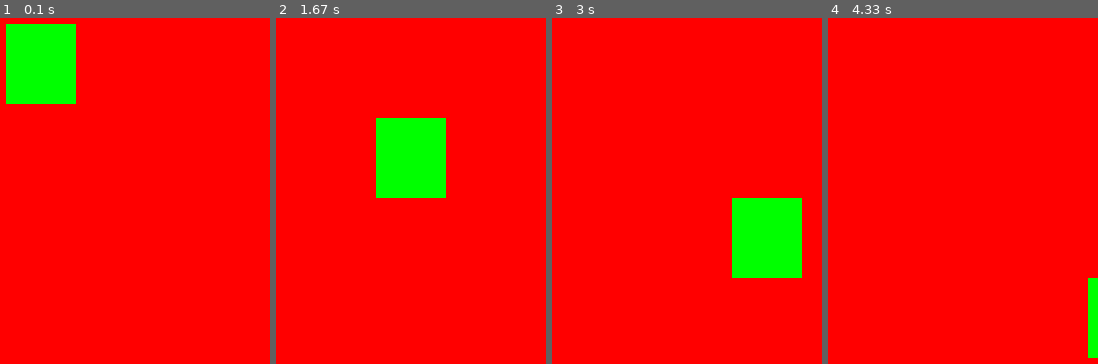
Above: before the commit, frames 1-4 (left to right).
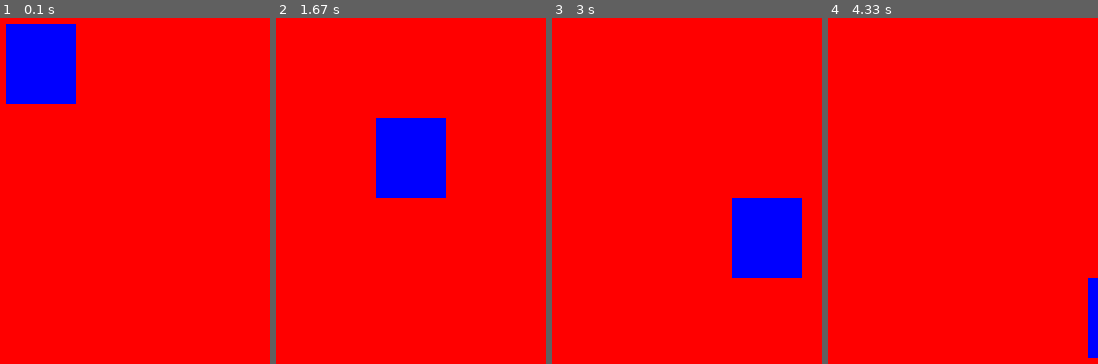
Above: after the commit, the same moments.

Repository: RodolfoCorreiaNascimento/Pygame-Game-Engine
Game: pygame game, started from MyGame.py
The game is run twice, just before and just after one commit, with the same random seed, the same clock (stepped at 60 frames per second) and the same inputs.
Inputs:
- Up to frame 1 (0.1 s): no input
- Up to frame 2 (1.67 s): no input
- Up to frame 3 (3 s): no input
- Up to frame 4 (4.33 s): no input

The runs differ from the first frame. In frame 1, 6.0% of the frame differs, in the area x 2-29%, y 1-25%; in frame 2, 6.0%; in frame 3, 6.0%; in frame 4, 0.9%.

Commit message:
Colocando Tratamento de Erros

Diff:
--- a/MyGame.py
+++ b/MyGame.py
@@ -20,7 +20,7 @@
     def render(self):
         super().render()
         self.screen.fill(red)  # Usando a cor vermelha
-        pygame.draw.rect(self.screen, green, (self.x, self.y, 70, 80))  # Desenha um retângulo verde
+        pygame.draw.rect(self.screen, blue, (self.x, self.y, 70, 80))  # Desenha um retângulo verde
         pygame.display.flip()  # Atualiza a tela
 
 def main():
--- a/editor.py
+++ b/editor.py
@@ -6,6 +6,7 @@
 import os
 from pygments import lex
 from pygments.lexers import PythonLexer
+import logging
 import pygame
 
 class GameObject:
@@ -77,9 +78,12 @@
         self.embed_frame.pack(side='right', expand=1, fill='both')
 
         os.environ['SDL_WINDOWID'] = str(self.embed_frame.winfo_id())
-        pygame.display.init()
-        self.screen = pygame.display.set_mode((600, 400))
-        pygame.display.update()
+        try:
+            pygame.display.init()
+            self.screen = pygame.display.set_mode((600, 400))
+            pygame.display.update()
+        except pygame.error as e:
+            messagebox.showerror("Error", f"Pygame initialization error: {e}")
 
         # Gerenciamento de objetos do jogo
         self.objects_frame = tk.Frame(self)
@@ -127,90 +131,135 @@
         self.text_editor.tag_configure('Token.Keyword.Constant', foreground='red', font=keyword_font)
 
     def open_file(self):
-        file_path = filedialog.askopenfilename(defaultextension='.py', filetypes=[('Python Files', '*.py')])
-        if file_path:
-            self.file_path = file_path
-            self.load_file()
+        try:
+            file_path = filedialog.askopenfilename(defaultextension='.py', filetypes=[('Python Files', '*.py')])
+            if file_path:
+                self.file_path = file_path
+                self.load_file()
+        except Exception as e:
+            messagebox.showerror("Error", f"Error while opening file: {e}")
 
     def save_file(self):
-        if self.file_path:
-            with open(self.file_path, 'w') as file:
-                code = self.text_editor.get('1.0', tk.END)
-                file.write(code)
+        try:
+            if self.file_path:
+                with open(self.file_path, 'w') as file:
+                    code = self.text_editor.get('1.0', tk.END)
+                    file.write(code)
+        except Exception as e:
+            messagebox.showerror("Error", f"Error while saving file: {e}")
 
     def load_file(self):
-        if self.file_path:
-            with open(self.file_path, 'r') as file:
-                code = file.read()
-                self.text_editor.delete('1.0', tk.END)
-                self.text_editor.insert('1.0', code)
-            self.highlight_syntax()
+        try:
+            if self.file_path:
+                with open(self.file_path, 'r') as file:
+                    code = file.read()
+                    self.text_editor.delete('1.0', tk.END)
+                    self.text_editor.insert('1.0', code)
+                self.highlight_syntax()
+        except Exception as e:
+            messagebox.showerror("Error", f"Error while loading file: {e}")
 
     def start_game(self):
-        if self.game_thread is None or not self.game_thread.is_alive():
-            self.game_thread = threading.Thread(target=self.run_game)
-            self.game_thread.start()
+        try:
+            if self.game_thread is None or not self.game_thread.is_alive():
+                logging.info("Starting game thread")
+                self.game_thread = threading.Thread(target=self.run_game)
+                self.game_thread.start()
+            else:
+                logging.info("Game thread already running")
+        except Exception as e:
+            messagebox.showerror("Error", f"Error while starting the game: {e}")
 
     def run_game(self):
-        if 'MyGame' in sys.modules:
-            importlib.reload(sys.modules['MyGame'])
-        else:
-            import MyGame
-        MyGame.main()
+        try:
+            if 'MyGame' in sys.modules:
+                logging.info("Reloading MyGame module")
+                importlib.reload(sys.modules['MyGame'])
+            else:
+                logging.info("Importing MyGame module")
+                import MyGame
+            logging.info("Running MyGame.main()")
+            MyGame.main()
+        except Exception as e:
+            messagebox.showerror("Error", f"Error while running the game: {e}")
 
     def reload_game_code(self):
-        if self.game_instance:
-            self.save_file()
-            importlib.reload(sys.modules['MyGame'])
-            messagebox.showinfo('Info', 'Game code reloaded successfully')
+        try:
+            if self.game_instance:
+                self.save_file()
+                importlib.reload(sys.modules['MyGame'])
+                messagebox.showinfo('Info', 'Game code reloaded successfully')
+        except Exception as e:
+            messagebox.showerror("Error", f"Error while reloading game code: {e}")
+
+    def quit(self):
+        # Aqui você pode adicionar qualquer lógica personalizada que deseja executar antes de sair
+        self.destroy()  # Chama o método destroy() para fechar a janela principal
+        self.sys.exit()
+
 
     def highlight_syntax(self, event=None):
-        code = self.text_editor.get('1.0', tk.END)
-        self.text_editor.mark_set('range_start', '1.0')
-        data = self.text_editor.get('1.0', 'end-1c')
-        for token, content in lex(data, PythonLexer()):
-            self.text_editor.mark_set('range_end', 'range_start + %dc' % len(content))
-            self.text_editor.tag_add(str(token), 'range_start', 'range_end')
-            self.text_editor.mark_set('range_start', 'range_end')
+        try:
+            code = self.text_editor.get('1.0', tk.END)
+            self.text_editor.mark_set('range_start', '1.0')
+            data = self.text_editor.get('1.0', 'end-1c')
+            for token, content in lex(data, PythonLexer()):
+                self.text_editor.mark_set('range_end', 'range_start + %dc' % len(content))
+                self.text_editor.tag_add(str(token), 'range_start', 'range_end')
+                self.text_editor.mark_set('range_start', 'range_end')
+        except Exception as e:
+            messagebox.showerror("Error", f"Error while highlighting syntax: {e}")
 
     def add_object(self):
-        new_object_name = "NewObject"  # Nome padrão para um novo objeto
-        self.objects_list.insert(tk.END, new_object_name)
+        try:
+            new_object_name = "NewObject"  # Nome padrão para um novo objeto
+            self.objects_list.insert(tk.END, new_object_name)
+        except Exception as e:
+            messagebox.showerror("Error", f"Error while adding object: {e}")
 
     def on_object_select(self, event):
-        selected_index = self.objects_list.curselection()
-        if selected_index:
-            index = int(selected_index[0])
-            selected_object = self.objects_list.get(index)
-            self.update_inspector(selected_object)
+        try:
+            selected_index = self.objects_list.curselection()
+            if selected_index:
+                index = int(selected_index[0])
+                selected_object = self.objects_list.get(index)
+                self.update_inspector(selected_object)
+        except Exception as e:
+            messagebox.showerror("Error", f"Error while selecting object: {e}")
 
     def update_inspector(self, object_name):
-        # Limpa a lista de propriedades
-        self.properties_list.delete(0, tk.END)
-
-        # Procura pelo objeto na lista de objetos
-        # Aqui você pode ter uma lista de objetos
-        # Ou pode buscar em um dicionário onde a chave é o nome do objeto
-        # e o valor é o objeto em si.
-        # Por simplicidade, vou supor que você tenha uma lista
-        # de objetos onde cada objeto é uma instância da classe GameObject.
-        for obj in self.game_objects:
-            if obj.name == object_name:
-                # Adiciona as propriedades do objeto à lista de propriedades
-                for prop, val in obj.transform.items():
-                    self.properties_list.insert(tk.END, f"{prop}: {val}")
+        try:
+            # Limpa a lista de propriedades
+            self.properties_list.delete(0, tk.END)
+
+            # Procura pelo objeto na lista de objetos
+            # Aqui você pode ter uma lista de objetos
+            # Ou pode buscar em um dicionário onde a chave é o nome do objeto
+            # e o valor é o objeto em si.
+            # Por simplicidade, vou supor que você tenha uma lista
+            # de objetos onde cada objeto é uma instância da classe GameObject.
+            for obj in self.game_objects:
+                if obj.name == object_name:
+                    # Adiciona as propriedades do objeto à lista de propriedades
+                    for prop, val in obj.transform.items():
+                        self.properties_list.insert(tk.END, f"{prop}: {val}")
+        except Exception as e:
+            messagebox.showerror("Error", f"Error while updating inspector: {e}")
 
     def add_test_objects(self):
-        # Cria alguns objetos de teste
-        self.game_objects = [
-            GameObject("Cube", x=10, y=20, z=30),
-            GameObject("Sphere", x=50, y=60, z=70),
-            GameObject("Player", x=100, y=110, z=120)
-        ]
-
-        # Adiciona os nomes dos objetos à lista de objetos na interface
-        for obj in self.game_objects:
-            self.objects_list.insert(tk.END, obj.name)
+        try:
+            # Cria alguns objetos de teste
+            self.game_objects = [
+                GameObject("Cube", x=10, y=20, z=30),
+                GameObject("Sphere", x=50, y=60, z=70),
+                GameObject("Player", x=100, y=110, z=120)
+            ]
+
+            # Adiciona os nomes dos objetos à lista de objetos na interface
+            for obj in self.game_objects:
+                self.objects_list.insert(tk.END, obj.name)
+        except Exception as e:
+            messagebox.showerror("Error", f"Error while adding test objects: {e}")
 
 if __name__ == '__main__':
     editor = GameEditor()
